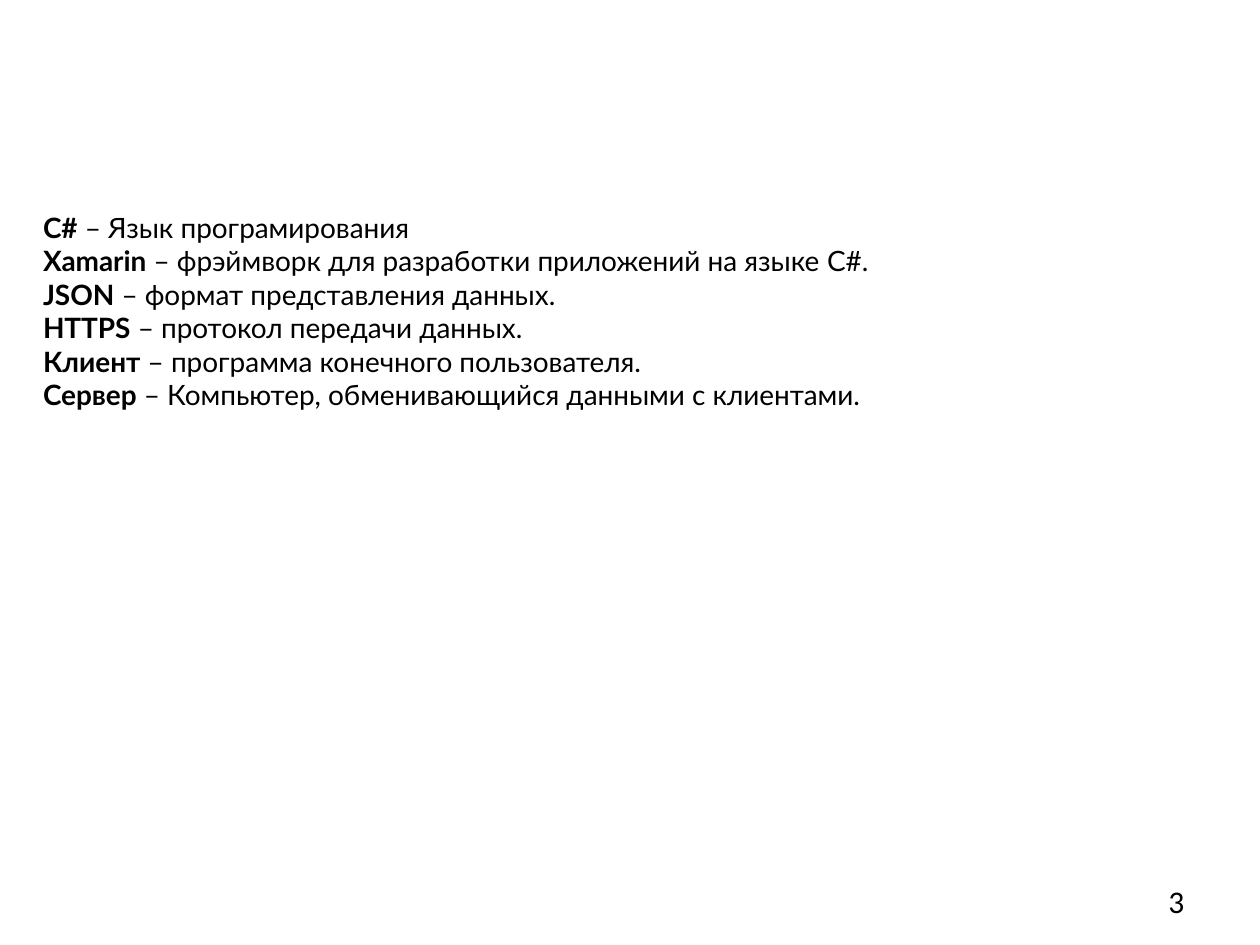
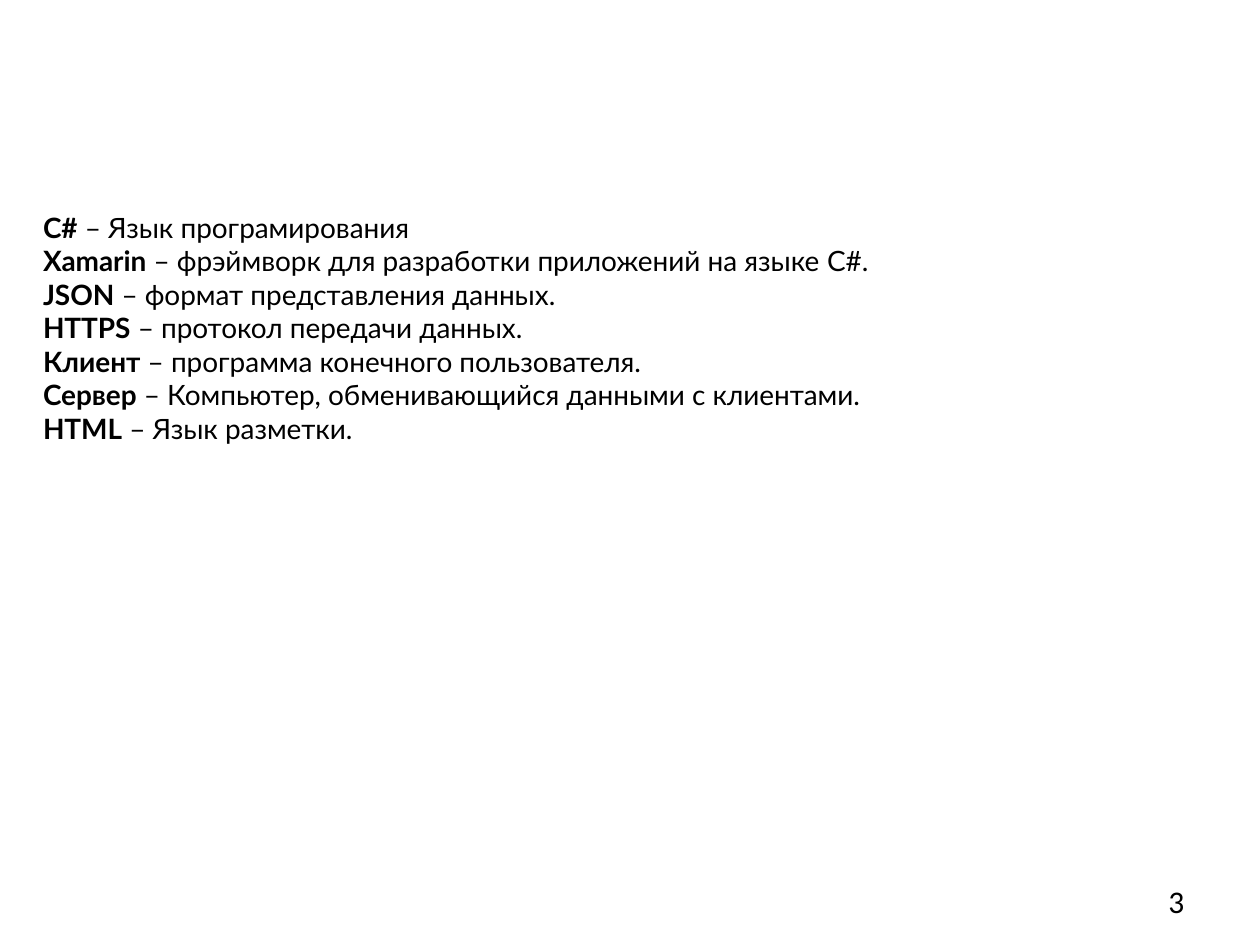
Before and after one commit to M2000h/HSE-APP, a slide deck: slide 3 of Презентация.pptx. Drawn at 1260x945 pixels with LibreOffice and Linux fonts; fonts in the diff are those of the drawing; background and template pictures are left out. Boxes give left, top, right and bottom in pixels: in the first picture for what was removed or moved away, otherwise in the second. Text is boxed around its words. In the diff, an @@ line names an element or a change of style, - is before the commit and + after.

Commit message:
upd

```diff
--- a/Презентация.pptx
+++ b/Презентация.pptx
@@ text at (43, 418, 352, 444): paragraph added @@
+HTML – Язык разметки.
```
Also in this commit, not shown: 5 other slides changed, 1 slide added, 3 slides removed.
